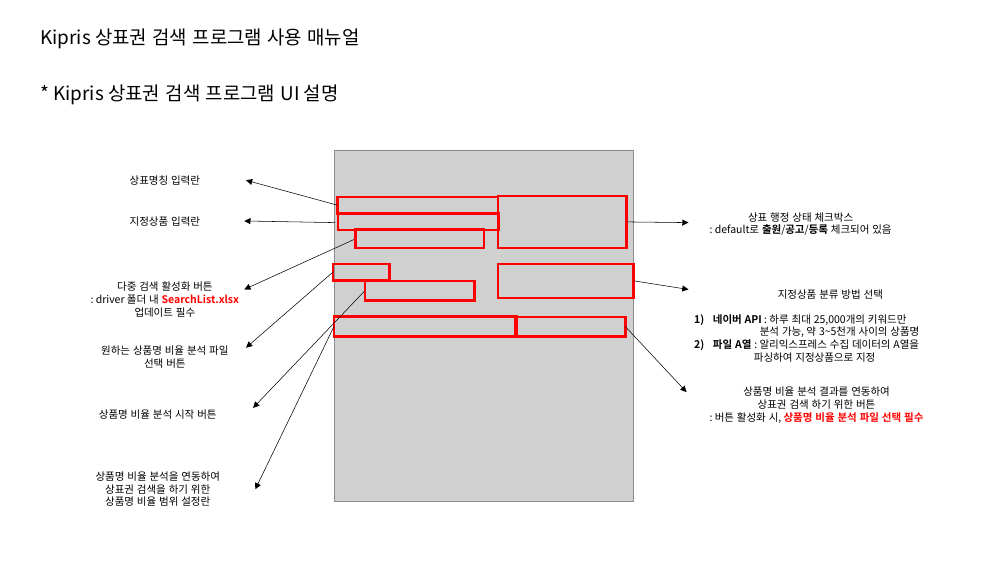
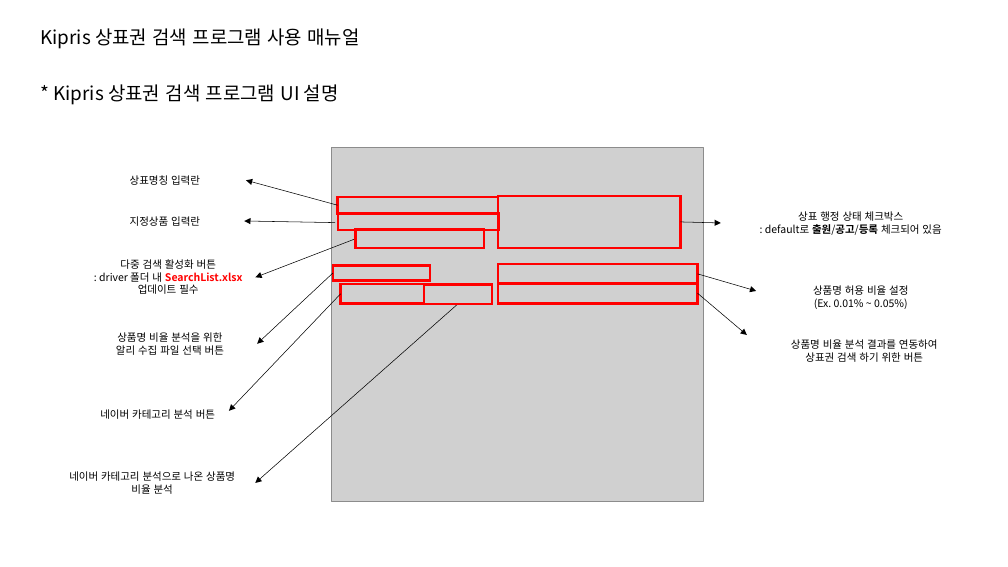
Before and after one commit to TomLee9903/TomLee9903, a slide deck: slide 1 of ScratchingKipris/사용매뉴얼.pptx. Drawn at 1008x567 pixels with LibreOffice and Linux fonts; fonts in the diff are those of the drawing; grey boxes stand for pictures. Boxes give left, top, right and bottom in pixels: in the first picture for what was removed or moved away, otherwise in the second. Text is boxed around its words. In the diff, an @@ line names an element or a change of style, - is before the commit and + after.

Commit message:
[ScratchingKipris] 키프리스 코드 업데이트

```diff
--- a/ScratchingKipris/사용매뉴얼.pptx
+++ b/ScratchingKipris/사용매뉴얼.pptx
@@ picture: place and size @@
-picture at (334, 150, 634, 501)
+picture at (331, 147, 703, 501)
@@ rectangle: place and size @@
-rectangle at (498, 196, 627, 248)
+rectangle at (498, 196, 681, 248)
@@ text "상표 행정 상태 체크박스": place and size @@
-text "상표 행정 상태 체크박스" at (715, 212, 891, 235)
+text "상표 행정 상태 체크박스" at (765, 211, 941, 235)
@@ arrow moved from (354, 240) - (244, 290) to (355, 239) - (256, 278) @@
@@ arrow moved from (627, 222) - (689, 222) to (681, 222) - (721, 223) @@
@@ text "다중 검색 활성화 버튼": place and size @@
-text "다중 검색 활성화 버튼" at (96, 281, 239, 317)
+text "다중 검색 활성화 버튼" at (99, 259, 242, 294)
@@ rectangle: place and size @@
-rectangle at (333, 264, 389, 281)
+rectangle at (333, 265, 430, 281)
@@ rectangle: place and size @@
-rectangle at (498, 264, 634, 298)
+rectangle at (498, 264, 698, 284)
@@ arrow moved from (364, 291) - (253, 408) to (341, 294) - (229, 411) @@
@@ arrow moved from (333, 272) - (246, 348) to (333, 273) - (257, 344) @@
@@ rectangle: place and size @@
-rectangle at (364, 281, 474, 301)
+rectangle at (341, 284, 424, 304)
@@ rectangle: place and size @@
-rectangle at (334, 317, 517, 337)
+rectangle at (424, 284, 492, 304)
@@ rectangle: place and size @@
-rectangle at (516, 317, 625, 337)
+rectangle at (498, 284, 698, 304)
@@ arrow moved from (634, 281) - (689, 290) to (698, 274) - (756, 291) @@
@@ arrow moved from (625, 327) - (687, 392) to (698, 293) - (747, 335) @@
@@ text at (813, 285, 908, 309): text changed @@
-지정상품 분류 방법 선택
-1) 네이버 API : 하루 최대 25,000개의 키워드만
-   분석 가능, 약 3~5천개 사이의 상품명
-2) 파일 A열 : 알리익스프레스 수집 데이터의 A열을
-   파싱하여 지정상품으로 지정
+상품명 허용 비율 설정
+(Ex. 0.01% ~ 0.05%)
@@ arrow moved from (334, 327) - (256, 489) to (458, 304) - (256, 483) @@
@@ text at (116, 332, 224, 355): text changed @@
-원하는 상품명 비율 분석 파일
-선택 버튼
+상품명 비율 분석을 위한
+알리 수집 파일 선택 버튼
@@ text "상품명 비율 분석 결과를 연동하여": place and size @@
-text "상품명 비율 분석 결과를 연동하여" at (715, 386, 923, 423)
+text "상품명 비율 분석 결과를 연동하여" at (791, 339, 938, 362)
@@ text at (100, 409, 215, 419): text changed @@
-상품명 비율 분석 시작 버튼
+네이버 카테고리 분석 버튼
@@ text at (715, 412, 923, 423): paragraph removed @@
-: 버튼 활성화 시, 상품명 비율 분석 파일 선택 필수
@@ text at (69, 471, 235, 494): text changed @@
-상품명 비율 분석을 연동하여
-상표권 검색을 하기 위한
-상품명 비율 범위 설정란
+네이버 카테고리 분석으로 나온 상품명
+비율 분석
```
Also in this commit, not shown: 8 other slides changed, 2 slides added, 2 other files.
